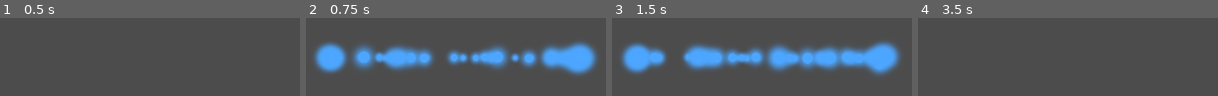
Above: before the commit, frames 1-4 (left to right).
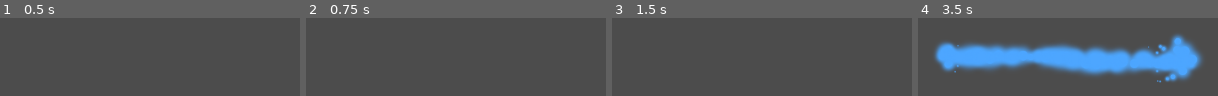
Above: after the commit, the same moments.

Repository: zys37/HandDrawnSurvivors
Game: Godot game, scene res://laser.tscn
Same seed, same stepped clock (60 frames per second), same inputs: the game is played once before the commit and once after it. This scene is started directly instead of the project's main scene.
Inputs (mouse positions are in pixels of both pictures, inside the frame that each line leads up to):
- Up to frame 1 (0.5 s): no input
- Up to frame 2 (0.75 s): tap Enter at 0.5 s; move the mouse to (outside the picture) at 0.52 s; hold Right (ui_right) from 0.53 s (still down); click (outside the picture) at 0.67 s
- Up to frame 3 (1.5 s): move the mouse to (outside the picture) at 1.27 s; release Right (ui_right) at 1.28 s; hold Down (ui_down) from 1.28 s (still down); click (outside the picture) at 1.42 s
- Up to frame 4 (3.5 s): move the mouse to (outside the picture) at 2.02 s; release Down (ui_down) at 2.03 s; hold Right (ui_right) 2.03-2.78 s; click (outside the picture) at 2.17 s; move the mouse to (outside the picture) at 2.77 s; hold Up (ui_up) from 2.78 s (still down); click (outside the picture) at 2.92 s

Frame 1 is identical in both runs. In frame 2, 22% of the frame differs, in the area x 2-97%, y 30-74%; in frame 3, 25%; in frame 4, 30%, in the area x 5-95%, y 20-84%.

Commit message:
laser update
laser now has a cooldown, now i need to make it shoot an enemy

Diff:
--- a/RayCast2D.gd
+++ b/RayCast2D.gd
@@ -3,7 +3,6 @@
 @onready var casting_particles: GPUParticles2D = $CastingParticles
 @onready var collision_particles_2: GPUParticles2D = $CollisionParticles2
 @onready var beam_particle_2d: GPUParticles2D = $BeamParticle2D
-
 var is_casting: bool = false :
 	set(value):
 		is_casting = value
@@ -17,11 +16,9 @@
 		set_physics_process(is_casting)
 func _ready():
 	is_casting = false
-func _unhandled_input(event: InputEvent) -> void:
-	if event is InputEventMouseButton:
-		self.is_casting = event.pressed
 
 func _physics_process(delta: float) -> void:
+	$is_shooting.wait_time = global.laser_cooldown
 	var cast_point := target_position
 	force_raycast_update()
 	$CollisionParticles.emitting = is_colliding()
@@ -38,3 +35,12 @@
 func disappear() -> void:
 	var tween = create_tween()
 	tween.tween_property($Line2D, "width", 0, 0.1)
+
+
+func _on_timer_timeout():
+	is_casting = true
+	$shoot.start()
+
+
+func _on_shoot_timeout():
+	is_casting = false
--- a/global.gd
+++ b/global.gd
@@ -18,3 +18,4 @@
 var upgrade_chosen = false
 var multishot_damage = 1
 var spell_damage = 1
+var laser_cooldown = 3
--- a/laser.tscn
+++ b/laser.tscn
@@ -92,4 +92,13 @@
 [node name="WorldEnvironment" type="WorldEnvironment" parent="."]
 environment = SubResource("Environment_4kf6u")
 
-[node name="Timer" type="Timer" parent="."]
+[node name="is_shooting" type="Timer" parent="."]
+wait_time = 3.0
+autostart = true
+
+[node name="shoot" type="Timer" parent="."]
+wait_time = 0.4
+one_shot = true
+
+[connection signal="timeout" from="is_shooting" to="." method="_on_timer_timeout"]
+[connection signal="timeout" from="shoot" to="." method="_on_shoot_timeout"]
--- a/ui.tscn
+++ b/ui.tscn
@@ -16,16 +16,18 @@
 
 [node name="level" type="Label" parent="."]
 layout_mode = 0
-offset_right = 40.0
-offset_bottom = 23.0
+offset_left = 56.0
+offset_top = 311.0
+offset_right = 96.0
+offset_bottom = 334.0
 script = ExtResource("1_nc24u")
 
 [node name="exp" type="ProgressBar" parent="."]
 layout_mode = 0
-offset_left = 14.0
-offset_top = 30.0
-offset_right = 1768.0
-offset_bottom = 57.0
+offset_left = 70.0
+offset_top = 341.0
+offset_right = 1824.0
+offset_bottom = 368.0
 show_percentage = false
 script = ExtResource("2_7p7gw")
 
--- a/world.tscn
+++ b/world.tscn
@@ -105,10 +105,10 @@
 rotation = 0.00492338
 
 [node name="Control" parent="Hero" instance=ExtResource("5_0pbgx")]
-offset_left = -985.333
-offset_top = -910.667
-offset_right = -985.333
-offset_bottom = -910.667
+offset_left = -934.667
+offset_top = -893.333
+offset_right = -934.667
+offset_bottom = -893.333
 
 [node name="Cauldron" type="Sprite2D" parent="."]
 position = Vector2(2478, -1956)
